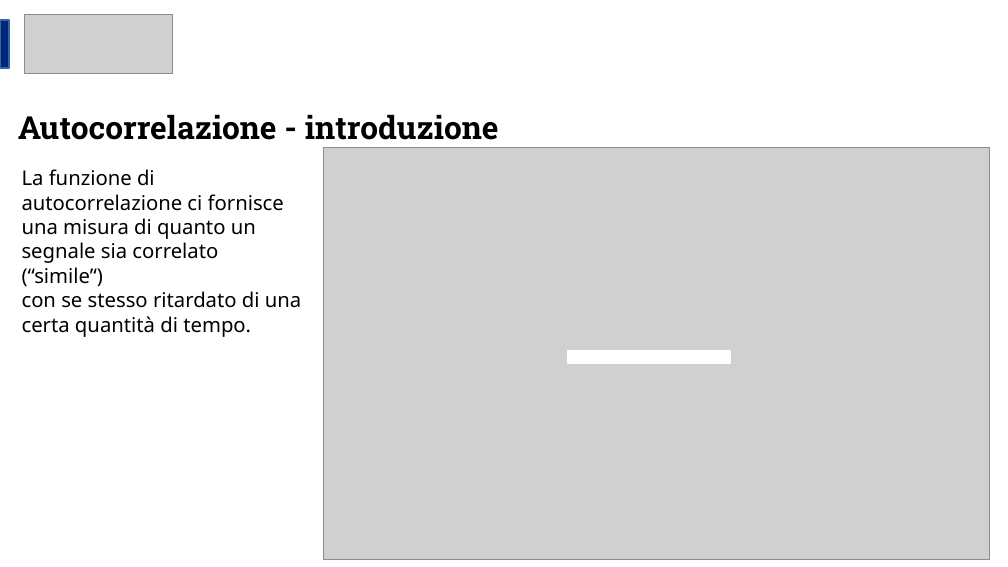
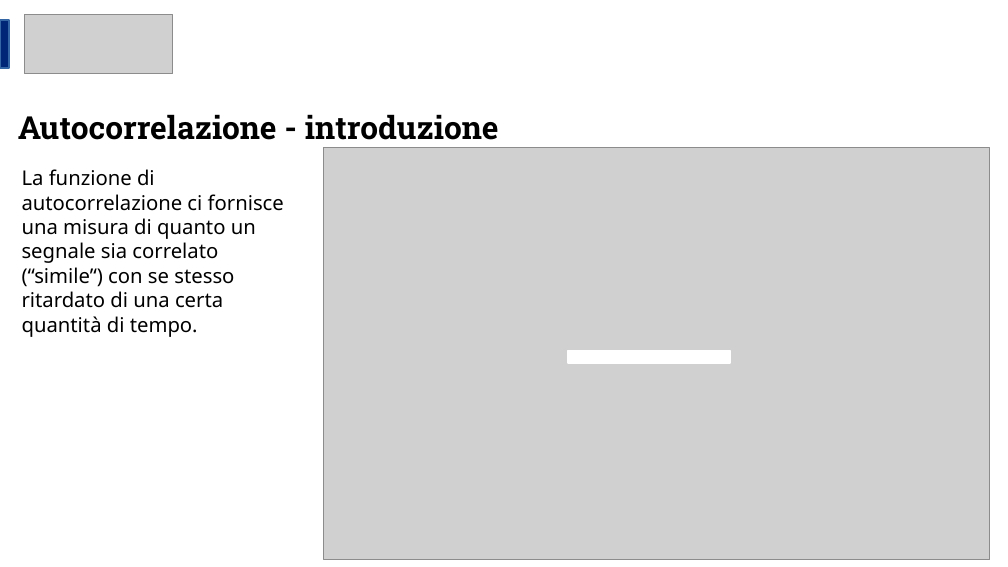
Before and after one commit to RayIci/Tesi-Laurea-Triennale-Infromatica, a slide deck: slide 11 of Discussione - Presentazione/Discussione - presentazione.odp. Drawn at 1008x567 pixels with LibreOffice and Linux fonts; fonts in the diff are those of the drawing; grey boxes stand for pictures. Boxes give left, top, right and bottom in pixels: in the first picture for what was removed or moved away, otherwise in the second. Text is boxed around its words. In the diff, an @@ line names an element or a change of style, - is before the commit and + after.

```diff
--- a/Discussione - Presentazione/Discussione - presentazione.odp
+++ b/Discussione - Presentazione/Discussione - presentazione.odp
@@ text at bbox=[22, 242, 234, 337]: text changed @@
-segnale sia correlato (“simile’‘)
-con se stesso ritardato di una certa quantità di tempo.
+segnale sia correlato (“simile’‘) con se stesso ritardato di una certa quantità di tempo.
```
Also in this commit, not shown: 2 other files.
